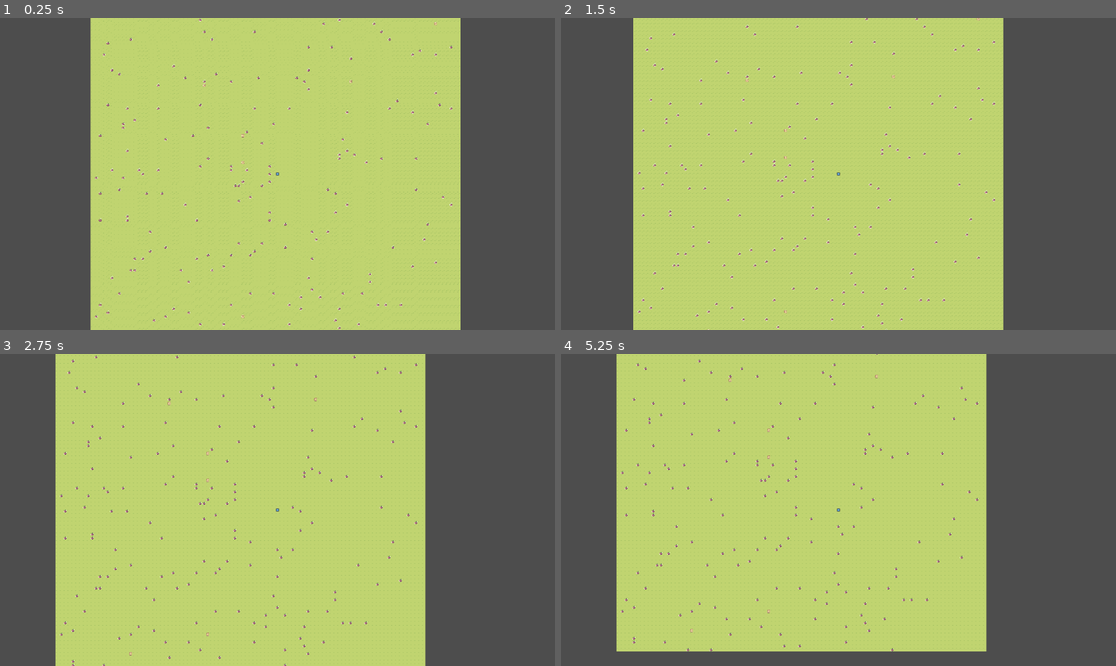
Above: before the commit, frames 1-4 (two rows, left to right).
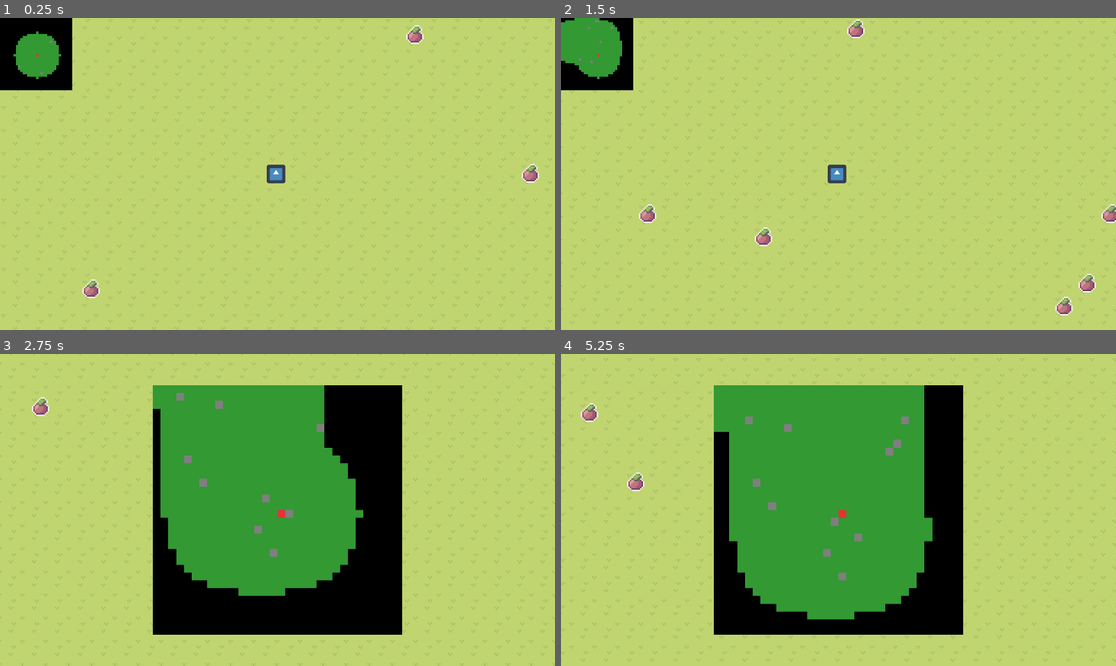
Above: after the commit, the same moments.

Repository: helionlf/Ex-companions
Game: Godot game, scene res://Scenes/MapaProceduralTeste.tscn
Two runs of this game, one before a commit and one after it. Both use one fixed random seed, a clock stepped at 60 frames per second and the inputs below. This scene is started directly instead of the project's main scene. The engine's default icon, where the game draws it, is replaced by a stand-in: a white triangle on a blue panel in a dark square.
Inputs (mouse positions are in pixels of both pictures, inside the frame that each line leads up to):
- Up to frame 1 (0.25 s): no input
- Up to frame 2 (1.5 s): tap Enter at 0.5 s; move the mouse to (960, 158) at 0.52 s; hold D (walk_right) 0.53-1.28 s; hold Q (Abrir, bound only after the commit) 0.53-1.28 s; click (960, 158) at 0.67 s; tap F (Fechar, bound only after the commit) at 0.8, 1.35 s; move the mouse to (727, 189) at 1.27 s; hold S (walk_down) from 1.28 s (still down); click (727, 189) at 1.42 s
- Up to frame 3 (2.75 s): tap Z (Zoom_Back, bound only after the commit) at 1.55 s; move the mouse to (333, 441) at 2.02 s; release S (walk_down) at 2.03 s; hold D (walk_right) from 2.03 s (still down); hold Z (Zoom_Back, bound only after the commit) from 2.03 s (still down); click (333, 441) at 2.17 s; tap Q (Abrir, bound only after the commit) at 2.3 s
- Up to frame 4 (5.25 s): move the mouse to (810, 572) at 2.77 s; release D (walk_right) at 2.78 s; release Z (Zoom_Back, bound only after the commit) at 2.78 s; hold W (walk_up) 2.78-3.53 s; tap A (walk_feft) at 2.85 s; click (810, 572) at 2.92 s; tap F (Fechar, bound only after the commit) at 3.05, 4.35 s; move the mouse to (1005, 556) at 3.52 s; hold Q (Abrir, bound only after the commit) 3.53-4.28 s; hold S (walk_down) from 3.53 s (still down); click (1005, 556) at 3.67 s; tap Z (Zoom_Back, bound only after the commit) at 3.8 s; move the mouse to (672, 463) at 4.27 s; click (672, 463) at 4.42 s; tap Q (Abrir, bound only after the commit) at 4.55 s; move the mouse to (866, 510) at 5.02 s; hold Z (Zoom_Back, bound only after the commit) from 5.03 s (still down); click (866, 510) at 5.17 s

The runs differ from the first frame. In frame 1, 36% of the frame differs, in the area x 0-100%, y 0-100%; in frame 2, 37%; in frame 3, 70%; in frame 4, 74%.

Commit message:
Muitas mudanças

Diff:
--- a/ex-companions-game/Scenes/MapaProceduralTeste.tscn
+++ b/ex-companions-game/Scenes/MapaProceduralTeste.tscn
@@ -2,6 +2,7 @@
 
 [ext_resource type="Script" uid="uid://bl6ehs1kycgjq" path="res://Scripts/mapa_procedural_teste.gd" id="1_m8m8c"]
 [ext_resource type="Texture2D" uid="uid://rssxqoxeh5hm" path="res://Testes/Grass.png" id="2_anrwn"]
+[ext_resource type="Script" uid="uid://c0l68t7sljakd" path="res://Scenes/mini_mapa.gd" id="3_anrwn"]
 
 [sub_resource type="TileSetAtlasSource" id="TileSetAtlasSource_u8ur3"]
 texture = ExtResource("2_anrwn")
@@ -88,3 +89,15 @@
 tile_set = SubResource("TileSet_v6jbt")
 
 [node name="Objeto" type="Node2D" parent="." unique_id=1002250993]
+
+[node name="CanvasLayer" type="CanvasLayer" parent="." unique_id=821525698]
+
+[node name="MiniMapa" type="TextureRect" parent="CanvasLayer" unique_id=1450871136]
+texture_filter = 1
+custom_minimum_size = Vector2(150, 150)
+offset_right = 150.0
+offset_bottom = 150.0
+expand_mode = 1
+script = ExtResource("3_anrwn")
+
+[node name="SubViewport" type="SubViewport" parent="CanvasLayer" unique_id=1098975896]
--- /dev/null
+++ b/ex-companions-game/Scenes/mini_mapa.gd
@@ -0,0 +1,199 @@
+extends TextureRect
+
+const CHUNK_SIZE = 16
+var Map_chunks_x = 6
+var Map_chunks_y = 6
+
+var map_width: int
+var map_length: int
+
+const cor_nevoa = Color(0, 0, 0, 1)
+const cor_grama = Color(0.2, 0.6, 0.2, 1)
+const cor_arvore = Color(0.1, 0.4, 0.1, 1)
+const cor_pedra = Color(0.5, 0.5, 0.5, 1)
+const cor_player = Color(0.9, 0.2, 0.2, 1)
+
+var image_mapa: Image
+var imagem_nevoa: Image
+var textura_final: ImageTexture
+var atlas_textura: AtlasTexture
+
+const Raio_Visao = 10
+
+# --- CONFIGURAÇÕES DINÂMICAS DE ZOOM ---
+var tamanho_do_zoom: float = 32.0  # Começa com 32 tiles visíveis
+const ZOOM_MINIMO: float = 24.0    # Máximo de zoom aproximado (perto)
+const ZOOM_MAXIMO: float = 400.0   # Máximo de zoom afastado (longe)
+const VELOCIDADE_ZOOM: float = 4.0  # Quantos tiles mudam por clique no scroll
+
+var tela_cheia: bool = false
+var tamanho_original: Vector2
+var posicao_original: Vector2
+
+# --- CONTROLE DA CÂMERA E ARRASTO ---
+var arrastando: bool = false
+var centro_camera: Vector2 = Vector2.ZERO
+var usando_camera_manual: bool = false
+var ultima_posicao_mouse: Vector2 = Vector2.ZERO
+
+func _ready() -> void:
+	if get_parent() and get_parent().get_parent() and "Map_chunks_x" in get_parent().get_parent():
+		Map_chunks_x = get_parent().get_parent().Map_chunks_x
+		Map_chunks_y = get_parent().get_parent().Map_chunks_y
+
+	map_width = Map_chunks_x * CHUNK_SIZE
+	map_length = Map_chunks_y * CHUNK_SIZE
+
+	tamanho_original = size
+	posicao_original = position
+
+	image_mapa = Image.create(map_width, map_length, false, Image.FORMAT_RGBA8)
+	image_mapa.fill(cor_nevoa)
+
+	imagem_nevoa = Image.create(map_width, map_length, false, Image.FORMAT_RGBA8)
+	imagem_nevoa.fill(Color(0,0,0,1))
+
+	textura_final = ImageTexture.create_from_image(image_mapa)
+
+	atlas_textura = AtlasTexture.new()
+	atlas_textura.atlas = textura_final
+	texture = atlas_textura
+
+	# Inicializa o centro da câmera no meio do mapa
+	centro_camera = Vector2(map_width / 2.0, map_length / 2.0)
+
+	atualizar_minimapa_visual(Vector2i(-1, -1))
+
+# --- CAPTURANDO SCROLL E ARRASTO (MÉTODO GUI) ---
+func _gui_input(event: InputEvent) -> void:
+	# 1. CAPTURA DO SCROLL DO MOUSE (ZOOM)
+	if event is InputEventMouseButton:
+		if event.button_index == MOUSE_BUTTON_WHEEL_UP and event.pressed:
+			# Scroll para cima: Aproxima a câmera (diminui a área visível)
+			tamanho_do_zoom = clampf(tamanho_do_zoom - VELOCIDADE_ZOOM, ZOOM_MINIMO, min(ZOOM_MAXIMO, map_width))
+			_forcar_update_com_player()
+		elif event.button_index == MOUSE_BUTTON_WHEEL_DOWN and event.pressed:
+			# Scroll para baixo: Afasta a câmera (aumenta a área visível)
+			tamanho_do_zoom = clampf(tamanho_do_zoom + VELOCIDADE_ZOOM, ZOOM_MINIMO, min(ZOOM_MAXIMO, map_width))
+			_forcar_update_com_player()
+
+		# 2. CAPTURA DO CLIQUE PARA ARRASTAR
+		if event.button_index == MOUSE_BUTTON_LEFT:
+			if event.pressed:
+				arrastando = true
+				usando_camera_manual = true
+				ultima_posicao_mouse = event.position
+			else:
+				arrastando = false
+
+	# 3. MOVIMENTO DO ARRASTO (PAN)
+	if event is InputEventMouseMotion and arrastando:
+		# Calcula quanto o mouse andou em pixels na tela
+		var delta_mouse = event.position - ultima_posicao_mouse
+		ultima_posicao_mouse = event.position
+
+		# Converte o movimento de pixels da tela para proporção de tiles baseada no zoom atual
+		var pixels_por_tile_x = size.x / tamanho_do_zoom
+		var pixels_por_tile_y = size.y / tamanho_do_zoom
+
+		# Movemos a câmera na direção oposta do arrasto para dar a sensação natural de puxar o mapa
+		centro_camera.x -= delta_mouse.x / pixels_por_tile_x
+		centro_camera.y -= delta_mouse.y / pixels_por_tile_y
+
+func _input(event: InputEvent) -> void:
+	if event.is_action_pressed("Abrir"):
+		alternar_tela_cheia()
+
+	if event.is_action_pressed("Fechar"):
+		if tela_cheia:
+			alternar_tela_cheia()
+		visible = not visible
+	if event.is_action_pressed("Zoom_Back"):
+		usando_camera_manual = false
+		_forcar_update_com_player()
+
+func alternar_tela_cheia() -> void:
+	tela_cheia = not tela_cheia
+	usando_camera_manual = false # Reseta a câmera para focar no player ao mudar de modo
+
+	if tela_cheia:
+		expand_mode = TextureRect.EXPAND_IGNORE_SIZE
+		stretch_mode = TextureRect.STRETCH_SCALE
+		var tamanho_da_tela = get_viewport_rect().size
+		var tamanho_mapa_grande = min(tamanho_da_tela.x, tamanho_da_tela.y) * 0.8
+		size = Vector2(tamanho_mapa_grande, tamanho_mapa_grande)
+		position = (tamanho_da_tela / 2) - (size / 2)
+	else:
+		size = tamanho_original
+		position = posicao_original
+		tamanho_do_zoom = 32.0
+
+		if get_parent().get_parent().player_instanciado != null:
+			var p_node = get_parent().get_parent().player_instanciado
+			var tm_node = get_parent().get_parent().tile_map_layer
+			var player_tile = tm_node.local_to_map(tm_node.to_local(p_node.global_position))
+			centro_camera.x = player_tile.x
+			centro_camera.y = player_tile.y
+
+	_forcar_update_com_player()
+
+func _forcar_update_com_player() -> void:
+	if get_parent().get_parent().player_instanciado != null:
+		var p_node = get_parent().get_parent().player_instanciado
+		var tm_node = get_parent().get_parent().tile_map_layer
+		var player_tile = tm_node.local_to_map(tm_node.to_local(p_node.global_position))
+		atualizar_minimapa_visual(player_tile)
+
+func registrar_pixel(x: int, y: int, tipo: String) -> void:
+	var cor = cor_grama
+	match tipo:
+		"arvore": cor = cor_arvore
+		"pedra": cor = cor_pedra
+		"grama": cor = cor_grama
+		"saida": cor = Color(1, 0.8, 0, 1)
+	image_mapa.set_pixel(x, y, cor)
+
+func remover_do_mapa(x: int, y: int) -> void:
+	image_mapa.set_pixel(x, y, cor_grama)
+	atualizar_minimapa_visual(Vector2i(-1, -1))
+
+func atualizar_minimapa_visual(player_tile_pos: Vector2i) -> void:
+	var exibicao: Image = Image.create(map_width, map_length, false, Image.FORMAT_RGBA8)
+
+	# 1. Revela a névoa ao redor do jogador
+	if player_tile_pos.x >= 0 and player_tile_pos.x < map_width and player_tile_pos.y >= 0 and player_tile_pos.y < map_length:
+		for tx in range(player_tile_pos.x - Raio_Visao, player_tile_pos.x + Raio_Visao + 1):
+			for ty in range(player_tile_pos.y - Raio_Visao, player_tile_pos.y + Raio_Visao + 1):
+				if tx >= 0 and tx < map_width and ty >= 0 and ty < map_length:
+					if Vector2(player_tile_pos).distance_to(Vector2(tx, ty)) <= Raio_Visao:
+						imagem_nevoa.set_pixel(tx, ty, Color(1, 1, 1, 1))
+
+	# 2. Desenha o mapa e a névoa
+	for x in range(map_width):
+		for y in range(map_length):
+			var n = imagem_nevoa.get_pixel(x, y).r
+			if n > 0.5:
+				exibicao.set_pixel(x, y, image_mapa.get_pixel(x, y))
+			else:
+				exibicao.set_pixel(x, y, cor_nevoa)
+
+	# 3. Desenha o jogador
+	if player_tile_pos.x >= 0 and player_tile_pos.x < map_width and player_tile_pos.y >= 0 and player_tile_pos.y < map_length:
+		exibicao.set_pixel(player_tile_pos.x, player_tile_pos.y, cor_player)
+
+	textura_final.update(exibicao)
+
+	if not usando_camera_manual and player_tile_pos.x >= 0:
+		centro_camera.x = player_tile_pos.x
+		centro_camera.y = player_tile_pos.y
+
+	# Aplica o corte final na imagem baseado no tamanho_do_zoom dinâmico do Scroll
+	var cant_x = centro_camera.x - (tamanho_do_zoom / 2.0)
+	var cant_y = centro_camera.y - (tamanho_do_zoom / 2.0)
+
+	# Garante que a câmera não saia das bordas do mapa gerado
+	cant_x = clampf(cant_x, 0.0, max(0.0, map_width - tamanho_do_zoom))
+	cant_y = clampf(cant_y, 0.0, max(0.0, map_length - tamanho_do_zoom))
+
+	# Atualiza a região visível do nosso AtlasTexture
+	atlas_textura.region = Rect2(cant_x, cant_y, tamanho_do_zoom, tamanho_do_zoom)
--- a/ex-companions-game/Scenes/player.tscn
+++ b/ex-companions-game/Scenes/player.tscn
@@ -41,6 +41,7 @@
 debug_color = Color(0.84780556, 0.1303314, 0, 0.41960785)
 
 [node name="Camera2D" type="Camera2D" parent="." unique_id=700662402]
-zoom = Vector2(0.5, 0.5)
+offset = Vector2(1, 0)
+zoom = Vector2(3, 3)
 
 [connection signal="area_entered" from="hurtbox" to="hurtbox" method="_on_area_entered"]
--- /dev/null
+++ b/ex-companions-game/Scenes/saida.tscn
@@ -0,0 +1,28 @@
+[gd_scene format=3 uid="uid://f6hj2gcqc5r6"]
+
+[ext_resource type="Texture2D" uid="uid://de08bbpejbdfe" path="res://Testes/Basic_Plants.png" id="1_a5idk"]
+
+[sub_resource type="RectangleShape2D" id="RectangleShape2D_ql3va"]
+size = Vector2(13, 10)
+
+[sub_resource type="CircleShape2D" id="CircleShape2D_vplsk"]
+radius = 9.0
+
+[node name="Saida" type="StaticBody2D" unique_id=229750585]
+
+[node name="CollisionShape2D" type="CollisionShape2D" parent="." unique_id=1838966489]
+position = Vector2(-0.5, 3)
+shape = SubResource("RectangleShape2D_ql3va")
+
+[node name="Sprite2D" type="Sprite2D" parent="." unique_id=351400678]
+texture_filter = 1
+texture = ExtResource("1_a5idk")
+hframes = 6
+vframes = 2
+frame = 1
+
+[node name="Area2D" type="Area2D" parent="." unique_id=1443113595]
+
+[node name="CollisionShape2D" type="CollisionShape2D" parent="Area2D" unique_id=756782349]
+position = Vector2(0, 2)
+shape = SubResource("CircleShape2D_vplsk")
--- a/ex-companions-game/Scripts/mapa_procedural_teste.gd
+++ b/ex-companions-game/Scripts/mapa_procedural_teste.gd
@@ -6,19 +6,31 @@
 const Player = preload("res://Scenes/player.tscn")
 const Arvore = preload("res://Scenes/Arvore.tscn")
 const Pedra = preload("res://Scenes/pedra.tscn")
+const saida = preload("res://Scenes/saida.tscn")
 
 const Chunk_Size = 16
-const Map_chunks_x = 6
-const Map_chunks_y = 6
+const Map_chunks_x = 16
+const Map_chunks_y = 16
 
 const Chance_Arvore = 0.001
 const Chance_Pedra = 0.02
+const Chance_Saida = 0.009
 
 var rng = RandomNumberGenerator.new()
+var player_instanciado: Node2D = null
+var saida_spawnada: bool = false
+
+func _process(_delta: float) -> void:
+	if player_instanciado != null:
+		var player_pos = player_instanciado.global_position
+		var player_tile = tile_map_layer.local_to_map(tile_map_layer.to_local(player_pos))
+		$CanvasLayer/MiniMapa.atualizar_minimapa_visual(player_tile)
+
 
 func _ready() -> void:
 	rng.randomize()
 	gerar_mapa_completo()
+	spawnar_saida_aleatoria()
 	spawn_centro()
 
 func gerar_mapa_completo() -> void:
@@ -38,17 +50,60 @@
 	for x in range(inicio_x, fim_x):
 		for y in range(inicio_y, fim_y):
 			tile_map_layer.set_cell(Vector2i(x, y), 0, Vector2i(2, 5))
+			$CanvasLayer/MiniMapa.registrar_pixel(x, y, "grama")
 			decorar_tile(x, y)
 
 func decorar_tile(x: int, y: int) -> void:
 	var valor_sorteado = rng.randf()
+	var posicao_local = tile_map_layer.map_to_local(Vector2i(x, y))
+	var coordenada_atual = Vector2i(x, y)
 
-	var posicao_local = tile_map_layer.map_to_local(Vector2i(x, y))
+	# Evita spawnar coisas no meio exato onde o player nasce
+	var total_tiles_x = Map_chunks_x * Chunk_Size
+	var total_tiles_y = Map_chunks_y * Chunk_Size
+	if x == (total_tiles_x / 2) and y == (total_tiles_y / 2):
+		return
 
+	# Tiramos o bloco da saída daqui de dentro!
 	if valor_sorteado < Chance_Arvore:
 		spawnar_objeto_alinhado(Arvore, posicao_local)
+		$CanvasLayer/MiniMapa.registrar_pixel(x, y, "arvore")
 	elif valor_sorteado < (Chance_Arvore + Chance_Pedra):
 		spawnar_objeto_alinhado(Pedra, posicao_local)
+		$CanvasLayer/MiniMapa.registrar_pixel(x, y, "pedra")
+
+
+func spawnar_saida_aleatoria() -> void:
+	var total_tiles_x = Map_chunks_x * Chunk_Size
+	var total_tiles_y = Map_chunks_y * Chunk_Size
+
+	var centro_x = total_tiles_x / 2
+	var centro_y = total_tiles_y / 2
+	var posicao_centro = Vector2(centro_x, centro_y)
+
+	var rand_x : int
+	var rand_y : int
+	var posicao_saida : Vector2
+
+	const DISTANCIA_MINIMA = 16.0
+
+	while true:
+		rand_x = rng.randi_range(0, total_tiles_x - 1)
+		rand_y = rng.randi_range(0, total_tiles_y - 1)
+		posicao_saida = Vector2(rand_x, rand_y)
+
+		var distancia_do_centro = posicao_centro.distance_to(posicao_saida)
+
+		if distancia_do_centro >= DISTANCIA_MINIMA:
+			break
+
+	var coordenada_saida = Vector2i(rand_x, rand_y)
+	var posicao_local = tile_map_layer.map_to_local(coordenada_saida)
+
+	spawnar_objeto_alinhado(saida, posicao_local)
+	$CanvasLayer/MiniMapa.registrar_pixel(rand_x, rand_y, "saida")
+
+	print("Saída spawnada com segurança a ", posicao_centro.distance_to(posicao_saida), " tiles de distância do Player. Tile: ", coordenada_saida)
 
 func spawnar_objeto_alinhado(cena_objeto: PackedScene, posicao_local: Vector2) -> void:
 	var objeto = cena_objeto.instantiate()
@@ -68,5 +123,6 @@
 	var player = Player.instantiate()
 	add_child(player)
 	player.global_position = tile_map_layer.to_global(local_pos_player)
+	player_instanciado = player
 
 	print("Player Spawnou no meio")
--- a/ex-companions-game/Scripts/player.gd
+++ b/ex-companions-game/Scripts/player.gd
@@ -1,7 +1,7 @@
 extends CharacterBody2D
 
 
-@export var speed = 100.0
+@export var speed = 500.0
 @export var health = 5
 
 
--- a/ex-companions-game/project.godot
+++ b/ex-companions-game/project.godot
@@ -42,6 +42,21 @@
 "events": [Object(InputEventKey,"resource_local_to_scene":false,"resource_name":"","device":-1,"window_id":0,"alt_press …(192 unchanged characters)…
 ]
 }
+Abrir={
+"deadzone": 0.2,
+"events": [Object(InputEventKey,"resource_local_to_scene":false,"resource_name":"","device":-1,"window_id":0,"alt_pressed":false,"shift_pressed":false,"ctrl_pressed":false,"meta_pressed":false,"pressed":false,"keycode":0,"physical_keycode":81,"key_label":0,"unicode":113,"location":0,"echo":false,"script":null)
+]
+}
+Fechar={
+"deadzone": 0.2,
+"events": [Object(InputEventKey,"resource_local_to_scene":false,"resource_name":"","device":-1,"window_id":0,"alt_pressed":false,"shift_pressed":false,"ctrl_pressed":false,"meta_pressed":false,"pressed":false,"keycode":0,"physical_keycode":70,"key_label":0,"unicode":102,"location":0,"echo":false,"script":null)
+]
+}
+Zoom_Back={
+"deadzone": 0.2,
+"events": [Object(InputEventKey,"resource_local_to_scene":false,"resource_name":"","device":-1,"window_id":0,"alt_pressed":false,"shift_pressed":false,"ctrl_pressed":false,"meta_pressed":false,"pressed":false,"keycode":0,"physical_keycode":90,"key_label":0,"unicode":122,"location":0,"echo":false,"script":null)
+]
+}
 
 [physics]
 
Not shown, added: ex-companions-game/Scenes/mini_mapa.gd.uid
